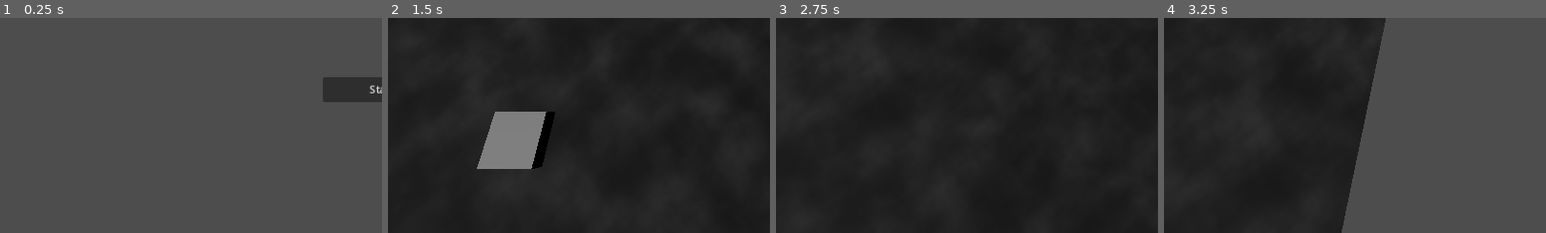
Above: before the commit, frames 1-4 (left to right).
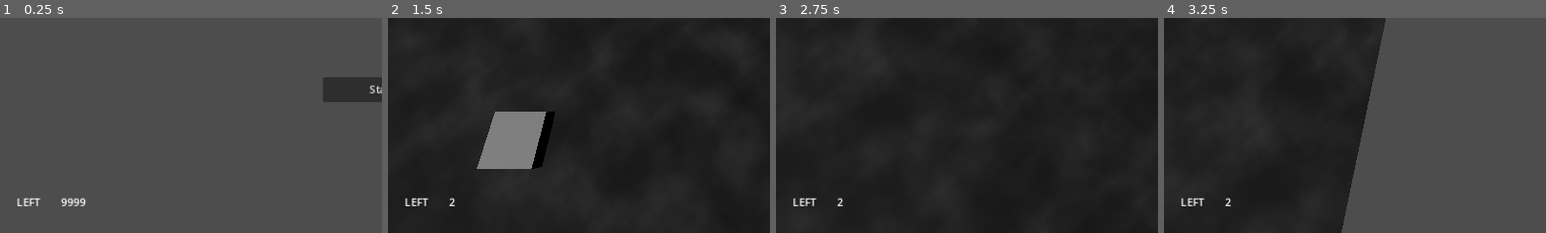
Above: after the commit, the same moments.

Repository: korinVR/TopDownShooterExample
Game: Godot game, scene res://main.tscn
The game is run twice, just before and just after one commit, with the same random seed, the same clock (stepped at 60 frames per second) and the same inputs.
Inputs:
- Up to frame 1 (0.25 s): no input
- Up to frame 2 (1.5 s): click "Start" at 0.5 s; hold Right (ui_right) from 1.28 s (still down); tap Space (Fire) at 1.35 s
- Up to frame 3 (2.75 s): release Right (ui_right) at 2.03 s; hold Down (ui_down) from 2.03 s (still down); tap Space (Fire) at 2.1 s
- Up to frame 4 (3.25 s): release Down (ui_down) at 2.78 s; hold Right (ui_right) from 2.78 s (still down); tap Space (Fire) at 2.85 s
The pictures show only the part of the screen within x 0-50%, y 50-100%; the shares and areas given below are measured in that part.

The runs differ from the first frame. In frame 1, 0.3% of the frame differs, in the area x 4-23%, y 83-88%; in frame 2, 0.2%; in frame 3, 0.2%; in frame 4, 0.2%.

Commit message:
Display player left

Diff:
--- a/game_state/game_state.gd
+++ b/game_state/game_state.gd
@@ -1,13 +1,24 @@
 extends Node
 
-var _score := 0
+var _score: int
+var _player_left: int
 
 signal score_updated(score: int)
+signal player_left_updated(player_left: int)
 
 func reset() -> void:
 	_score = 0
+	_player_left = 3
 	score_updated.emit(_score)
+	player_left_updated.emit(_player_left)
 
 func add_score(value: int) -> void:
 	_score += value
 	score_updated.emit(_score)
+
+func decrease_player() -> void:
+	_player_left -= 1
+	player_left_updated.emit(_player_left)
+
+func is_gameover() -> bool:
+	return _player_left < 0
--- a/hud.gd
+++ b/hud.gd
@@ -1,7 +1,11 @@
 extends Node2D
 
 func _ready() -> void:
-	GameState.score_updated.connect(self.on_score_updated)
+	GameState.score_updated.connect(_on_score_updated)
+	GameState.player_left_updated.connect(_on_player_left_updated)
 
-func on_score_updated(score: int) -> void:
-	$ScoreLabel/Score.text = var_to_str(score)
+func _on_score_updated(score: int) -> void:
+	$ScoreLabel/Score.text = str(score)
+
+func _on_player_left_updated(player_left: int) -> void:
+	$PlayerLeftLabel/PlayerLeft.text = str(clampi(player_left, 0, 99))
--- a/main.gd
+++ b/main.gd
@@ -27,15 +27,10 @@
 			level.owner = self
 			level.set_unique_name_in_owner(true)
 
-			var is_gameover := false
-
 			while true:
 				if %Level/%Player == null:
-					player_left -= 1
-					print(player_left)
-
-					if player_left == 0:
-						is_gameover = true
+					GameState.decrease_player()
+					if GameState.is_gameover():
 						break
 
 					var player := Player.instantiate()
@@ -50,7 +45,7 @@
 
 			level.free()
 
-			if is_gameover:
+			if GameState.is_gameover:
 				break
 
 func _input(event: InputEvent) -> void:
--- a/main.tscn
+++ b/main.tscn
@@ -24,7 +24,22 @@
 text = "SCORE"
 
 [node name="Score" type="Label" parent="HUD/ScoreLabel"]
+layout_mode = 0
 offset_left = 67.0
 offset_right = 118.0
 offset_bottom = 26.0
 text = "9999"
+
+[node name="PlayerLeftLabel" type="Label" parent="HUD"]
+offset_left = 25.0
+offset_top = 590.0
+offset_right = 76.0
+offset_bottom = 616.0
+text = "LEFT"
+
+[node name="PlayerLeft" type="Label" parent="HUD/PlayerLeftLabel"]
+layout_mode = 1
+offset_left = 67.0
+offset_right = 118.0
+offset_bottom = 26.0
+text = "9999"
